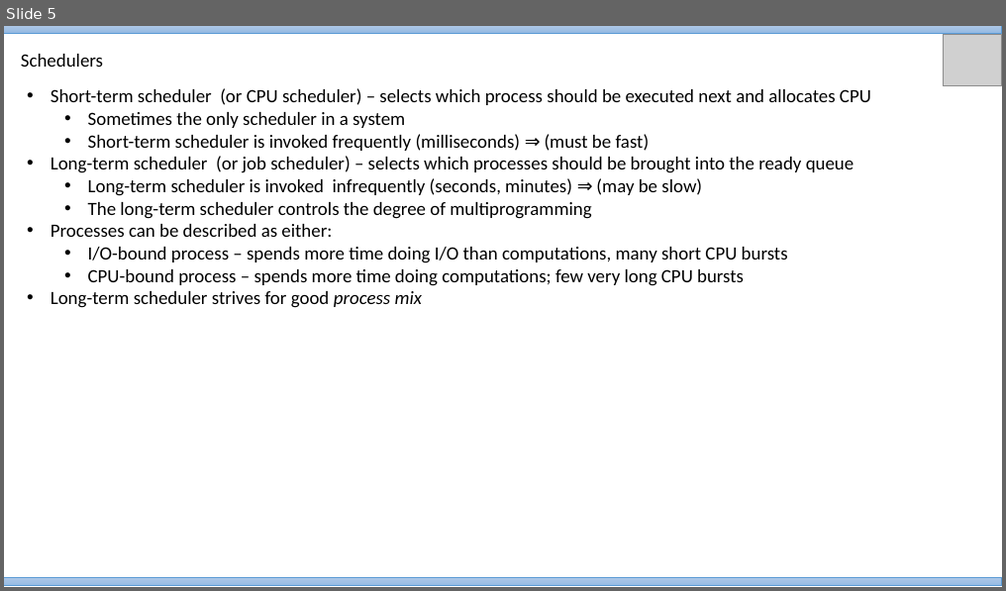
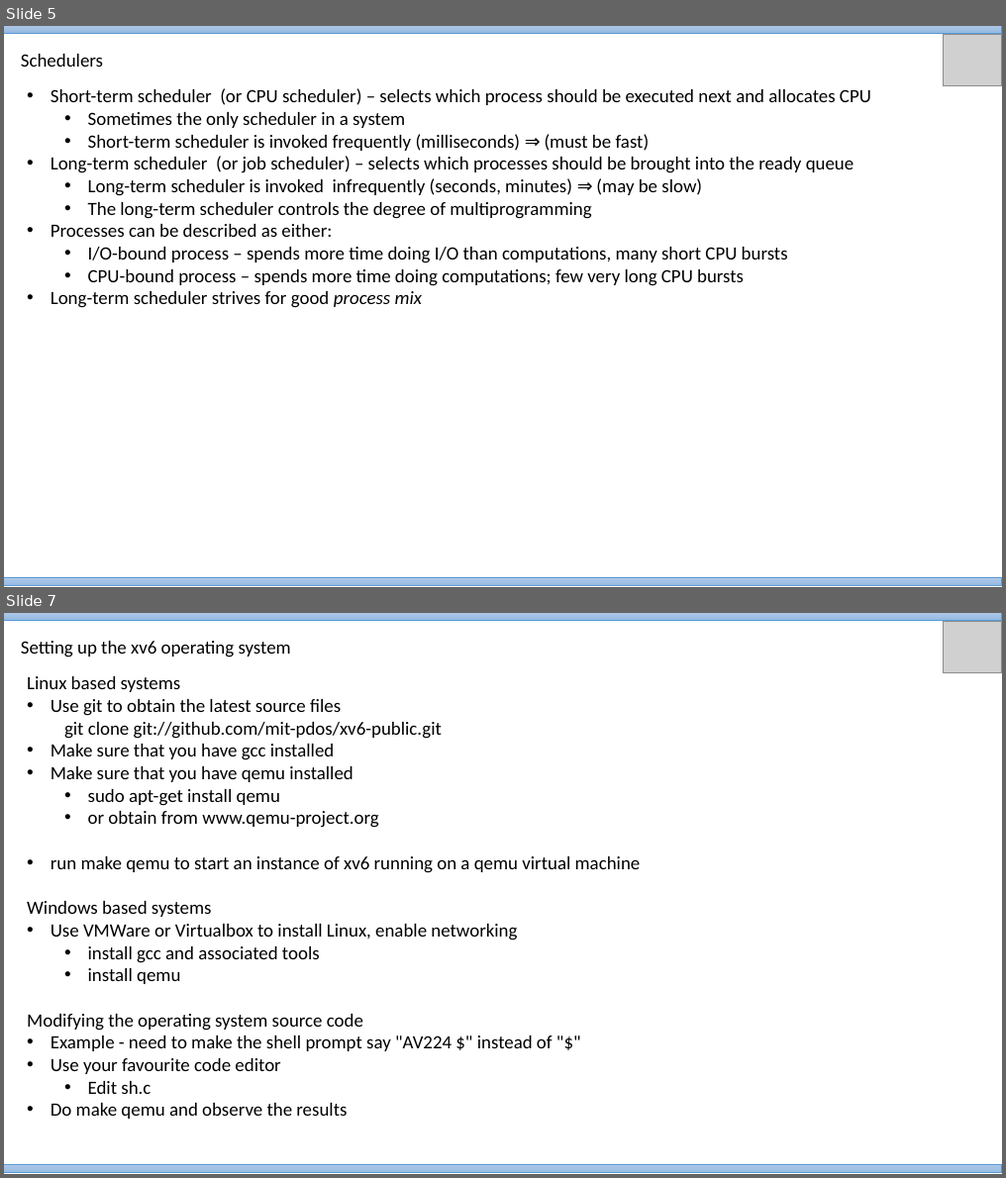
Before and after one commit to VineethBS/vineethbs.github.io, a slide deck: 2017_AV224/Material/Lecture_29.pptx. Shown one above the other, each under a label of ours: slide 5 before the commit, slides 5 and 7 after it; the slides between them are not shown. The pictures are 1006x591 and 1006x1178 pixels, drawn with LibreOffice and Linux fonts; fonts in the diff are those of the drawing; grey boxes stand for pictures. Boxes give left, top, right and bottom in pixels: in the first picture for what was removed or moved away, otherwise in the second. Text is boxed around its words. In the diff, an @@ line names an element or a change of style, - is before the commit and + after.

```diff
--- a/2017_AV224/Material/Lecture_29.pptx
+++ b/2017_AV224/Material/Lecture_29.pptx
@@ slide 7 added at [4,613,1002,1174], background #FFFFFF @@
@@ rectangle added at [4,613,1002,621], fill gradient #B1CBE9 to #A3C1E5 to #93B9E4, outline #5B9BD5 0.5 pt @@
@@ text added at [21,641,291,658], 18 pt, text #000000 @@
+Setting up the xv6 operating system
@@ picture added at [943,622,1001,672] @@
@@ text added at [27,676,641,1119], 18 pt, text #000000 @@
+Linux based systems
+• Use git to obtain the latest source files
+  git clone git://github.com/mit-pdos/xv6-public.git
+• Make sure that you have gcc installed
+• Make sure that you have qemu installed
+  • sudo apt-get install qemu
+  • or obtain from www.qemu-project.org
+• run make qemu to start an instance of xv6 running on a qemu virtual machine
+Windows based systems
+• Use VMWare or Virtualbox to install Linux, enable networking
+  • install gcc and associated tools
+  • install qemu
+Modifying the operating system source code
+• Example - need to make the shell prompt say "AV224 $" instead of "$"
+• Use your favourite code editor
+  • Edit sh.c
+• Do make qemu and observe the results
@@ rectangle added at [4,1164,1002,1173], fill gradient #B1CBE9 to #A3C1E5 to #93B9E4, outline #5B9BD5 0.5 pt @@
```
Also in this commit, not shown: 1 slide changed, 1 other slide added, 10 slides removed, 4 other files.
